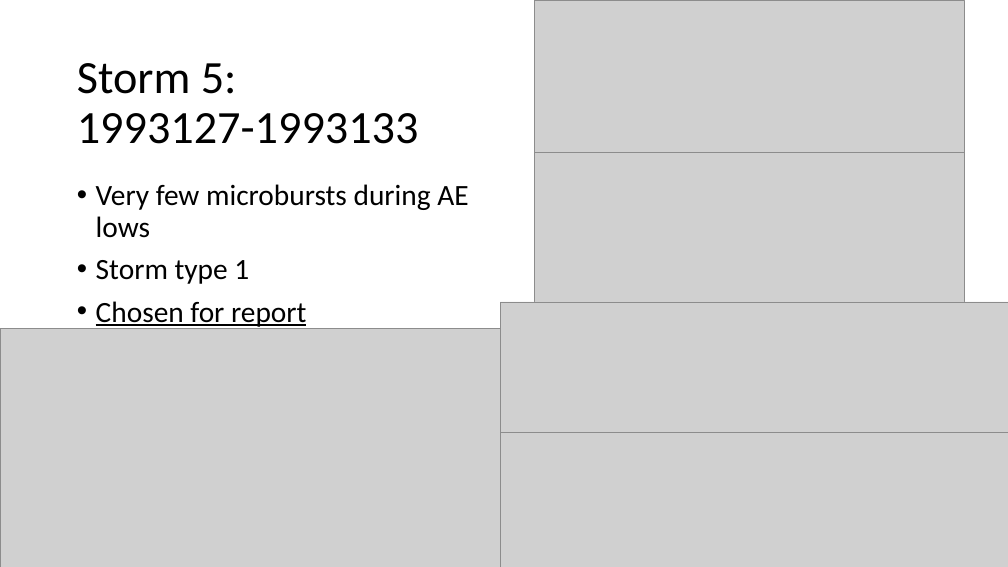
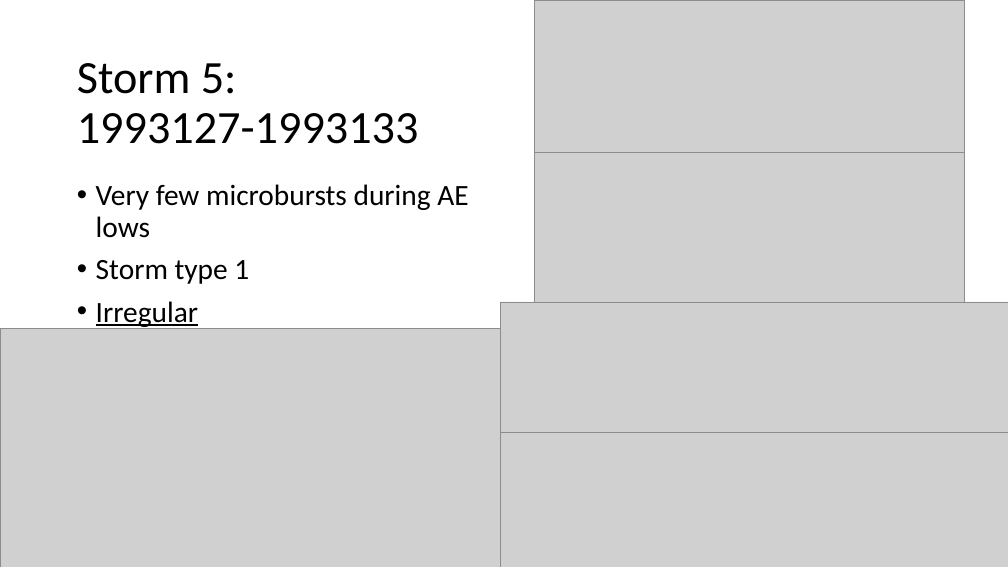
Before and after one commit to conradmr98/lasp-microburst-research, a slide deck: slide 6 of sampexlib/Concept Summaries/MB-Iso_vs_BG-Iso.pptx. Drawn at 1008x567 pixels with LibreOffice and Linux fonts; fonts in the diff are those of the drawing; grey boxes stand for pictures. Boxes give left, top, right and bottom in pixels: in the first picture for what was removed or moved away, otherwise in the second. Text is boxed around its words. In the diff, an @@ line names an element or a change of style, - is before the commit and + after.

```diff
--- a/sampexlib/Concept Summaries/MB-Iso_vs_BG-Iso.pptx
+++ b/sampexlib/Concept Summaries/MB-Iso_vs_BG-Iso.pptx
@@ text at (96,301,198,329): text changed @@
-• Chosen for report
+• Irregular
```
Also in this commit, not shown: 1 other slide changed, 2 other files.
